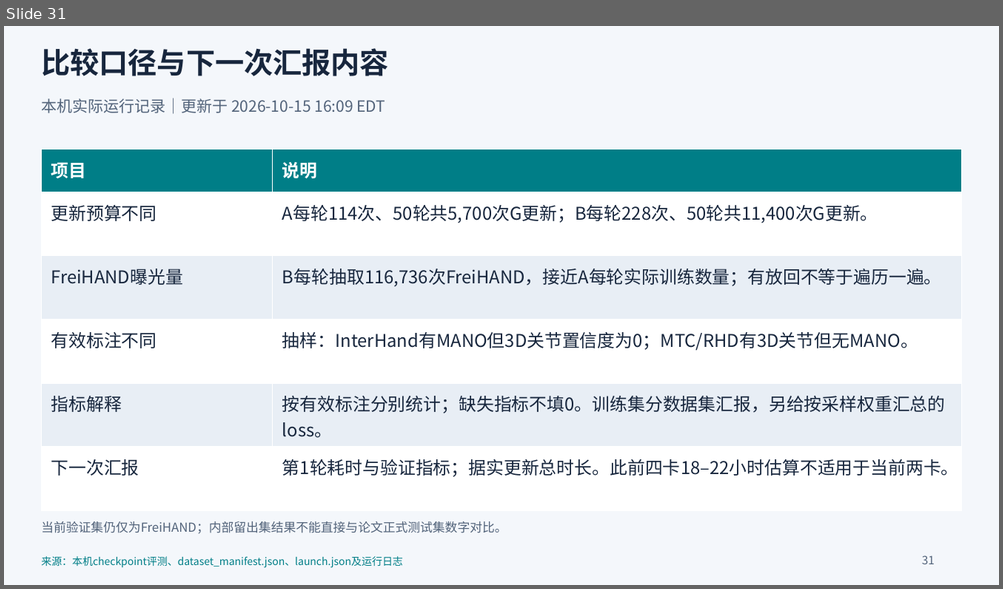
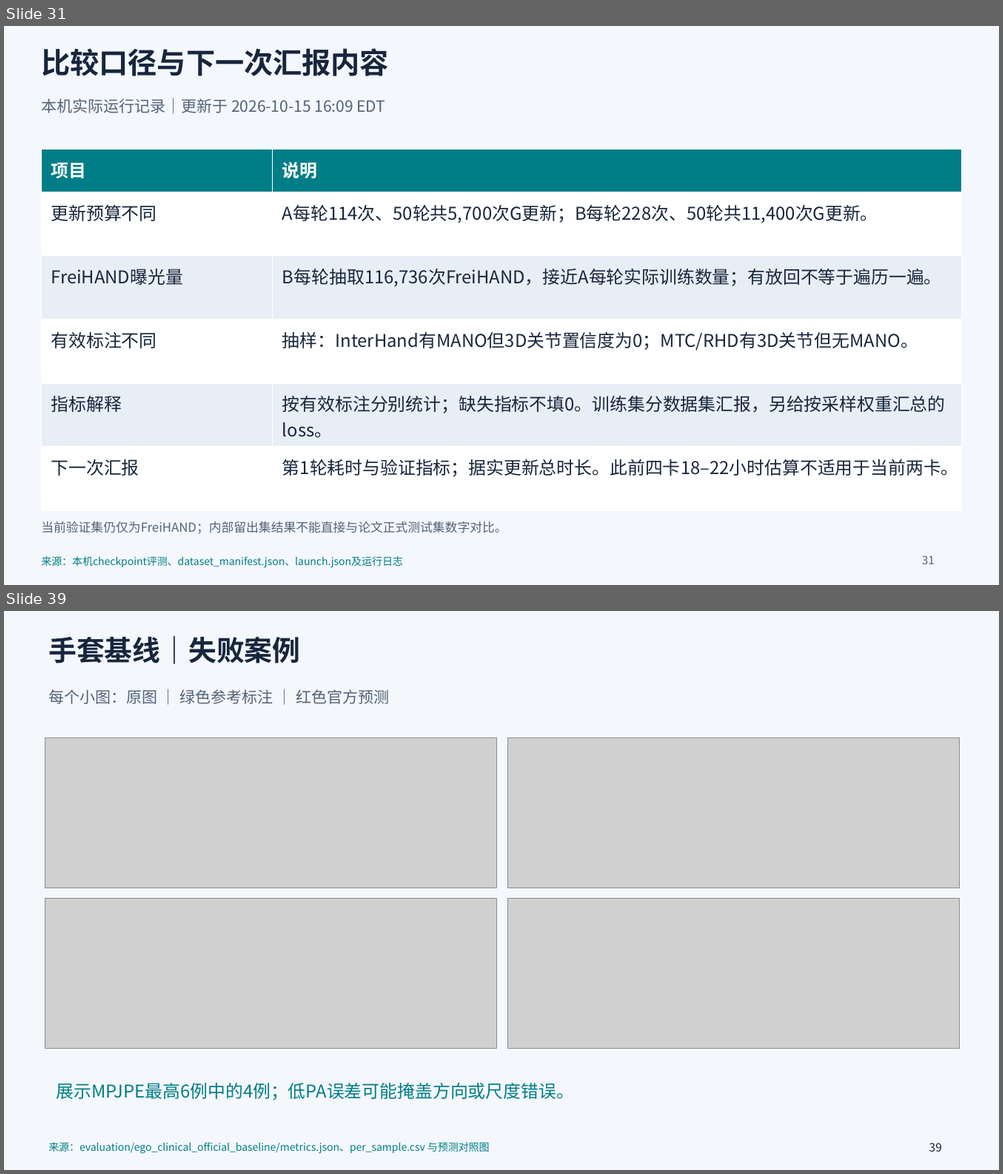
Before and after one commit to choppa129/WiLoR, a slide deck: reports/wilor_training_reproduction_summary/WiLoR_论文代码差异与本机训练复盘.pptx. Shown one above the other, each under a label of ours: slide 31 before the commit, slides 31 and 39 after it; the slides between them are not shown. The pictures are 1003x589 and 1003x1174 pixels, drawn with LibreOffice and Linux fonts; fonts in the diff are those of the drawing; grey boxes stand for pictures. Boxes give left, top, right and bottom in pixels: in the first picture for what was removed or moved away, otherwise in the second. Text is boxed around its words. In the diff, an @@ line names an element or a change of style, - is before the commit and + after.

Commit message:
docs: add glove baseline summary metrics and presentation

```diff
--- a/reports/wilor_training_reproduction_summary/WiLoR_论文代码差异与本机训练复盘.pptx
+++ b/reports/wilor_training_reproduction_summary/WiLoR_论文代码差异与本机训练复盘.pptx
@@ slide 39 added at <box>4,611,999,1170</box>, background #F4F7FB @@
@@ text added at <box>48,635,300,664</box>, 27 pt, text #17263D, bold @@
+手套基线｜失败案例
@@ text added at <box>48,689,389,704</box>, 15 pt, text #52637A @@
+每个小图：原图 ｜ 绿色参考标注 ｜ 红色官方预测
@@ picture added at <box>45,738,496,889</box> @@
@@ picture added at <box>508,738,959,889</box> @@
@@ picture added at <box>45,898,496,1049</box> @@
@@ picture added at <box>508,898,959,1049</box> @@
@@ text added at <box>56,1083,574,1101</box>, 17 pt, text #007E87 @@
+展示MPJPE最高6例中的4例；低PA误差可能掩盖方向或尺度错误。
@@ text added at <box>48,1142,489,1154</box>, 10 pt, text #007E87 @@
+来源：evaluation/ego_clinical_official_baseline/metrics.json、per_sample.csv 与预测对照图
@@ text added at <box>929,1143,942,1152</box>, 11 pt, text #17263D @@
+39
```
Also in this commit, not shown: 7 other slides added, 2 other files.
